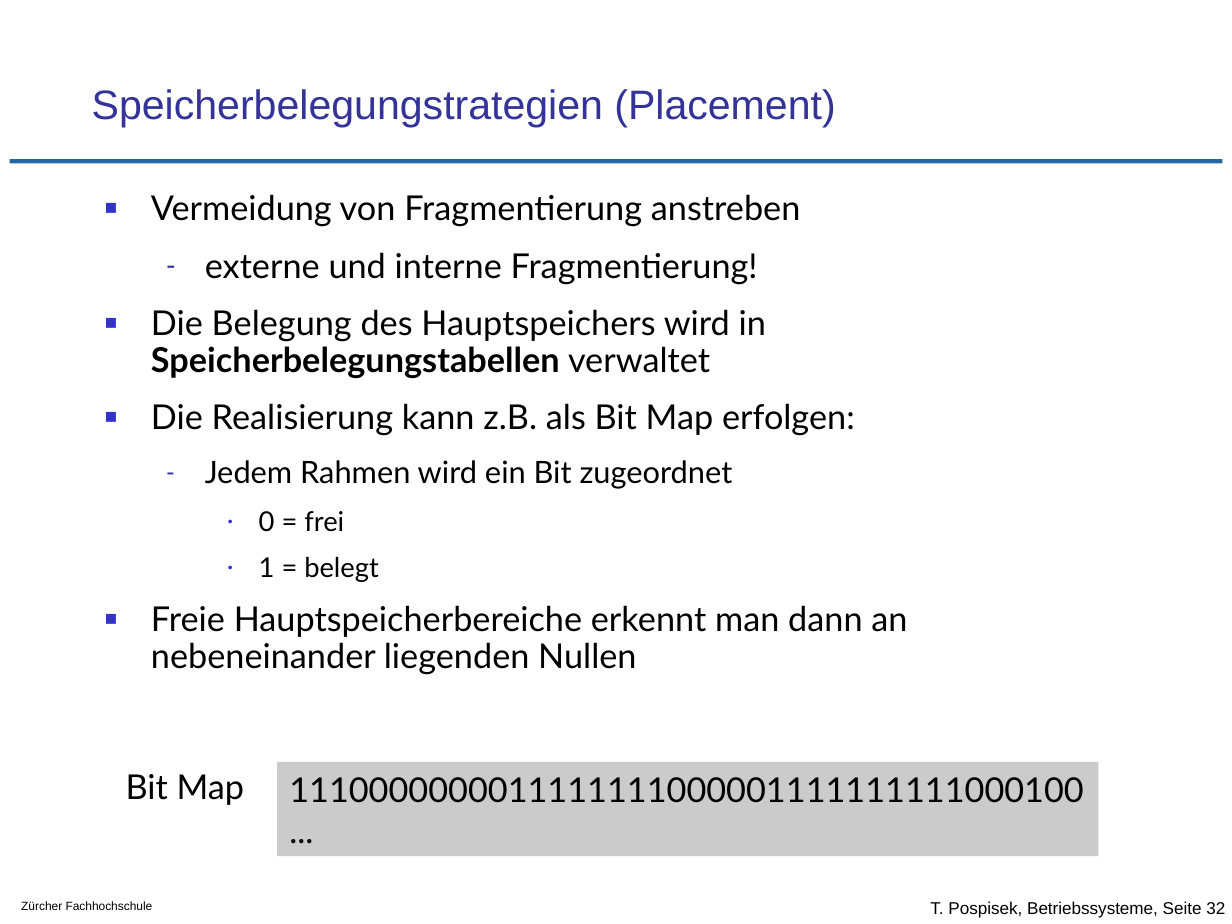
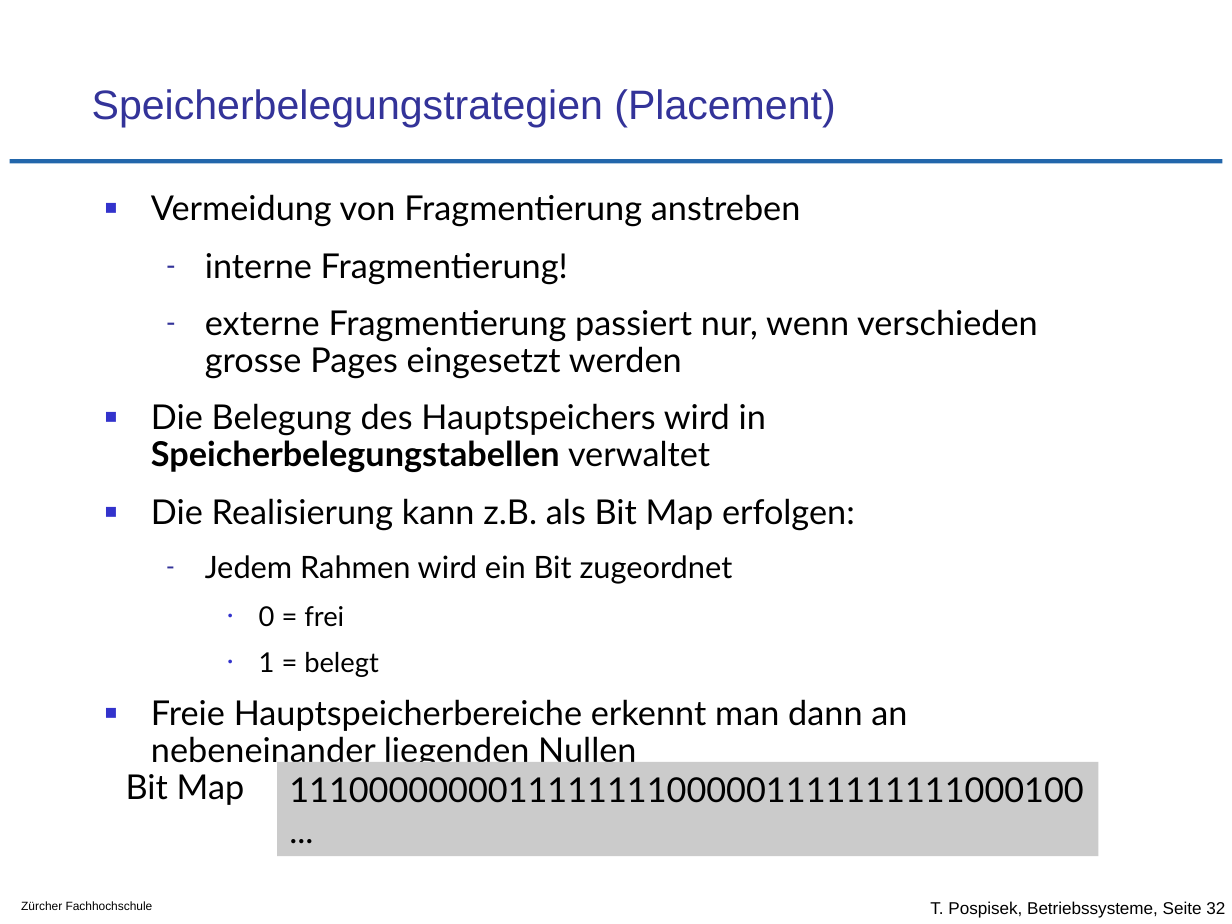
Before and after one commit to tpo/betriebssysteme, a slide deck: slide 32 of 11_Speicherverwaltung_Strategien.odp. Drawn at 1232x924 pixels with LibreOffice and Linux fonts; fonts in the diff are those of the drawing; background and template pictures are left out. Boxes give left, top, right and bottom in pixels: in the first picture for what was removed or moved away, otherwise in the second. Text is boxed around its words. In the diff, an @@ line names an element or a change of style, - is before the commit and + after.

Commit message:
externe Fragmentierung bei Paging nur bedingt ein Problem!

```diff
--- a/11_Speicherverwaltung_Strategien.odp
+++ b/11_Speicherverwaltung_Strategien.odp
@@ text at [205,253,1038,379]: text changed @@
-  – externe und interne Fragmentierung!
+  – interne Fragmentierung!
+  – externe Fragmentierung passiert nur, wenn verschieden grosse Pages eingesetzt werden
```
Also in this commit, not shown: 2 other slides changed.
